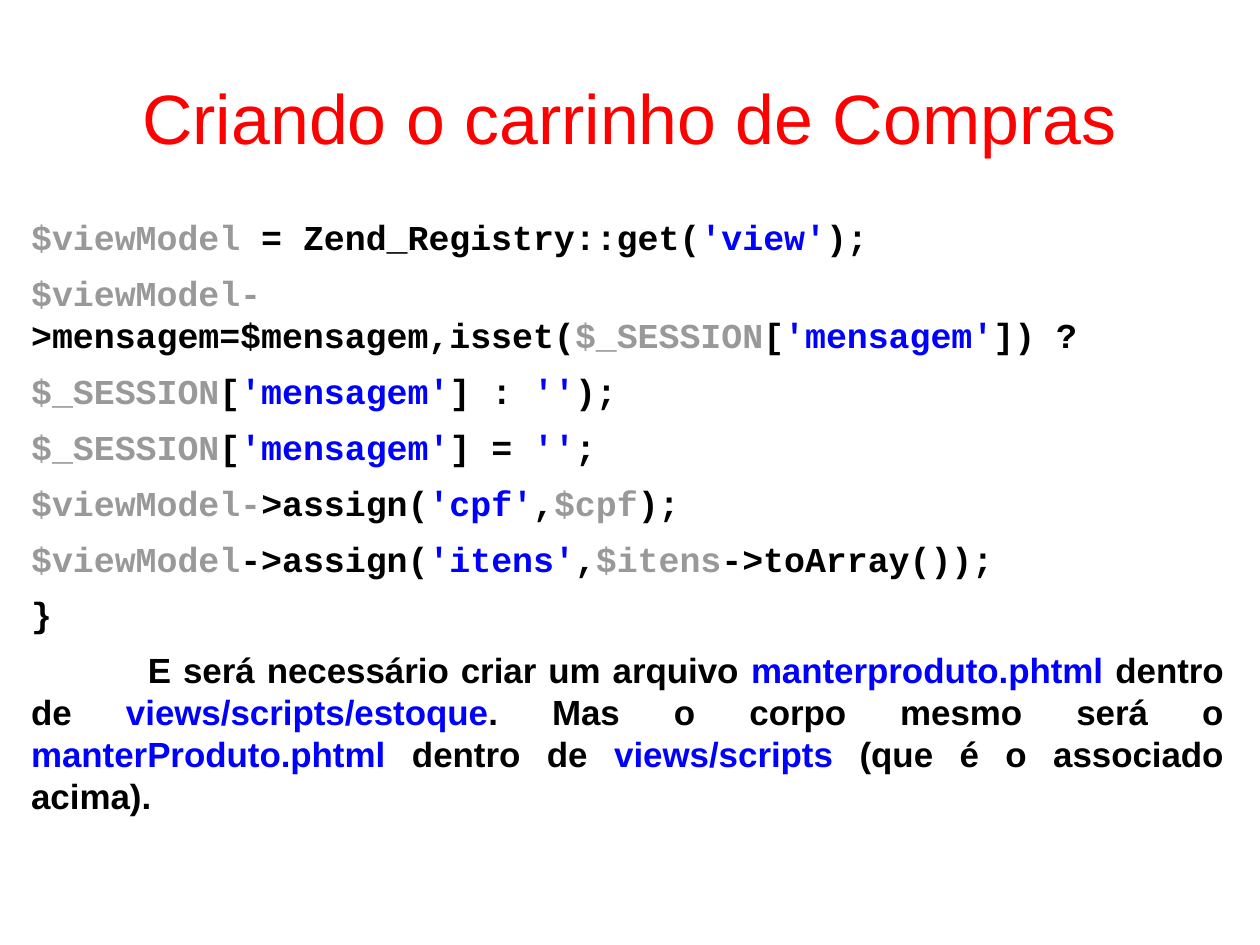
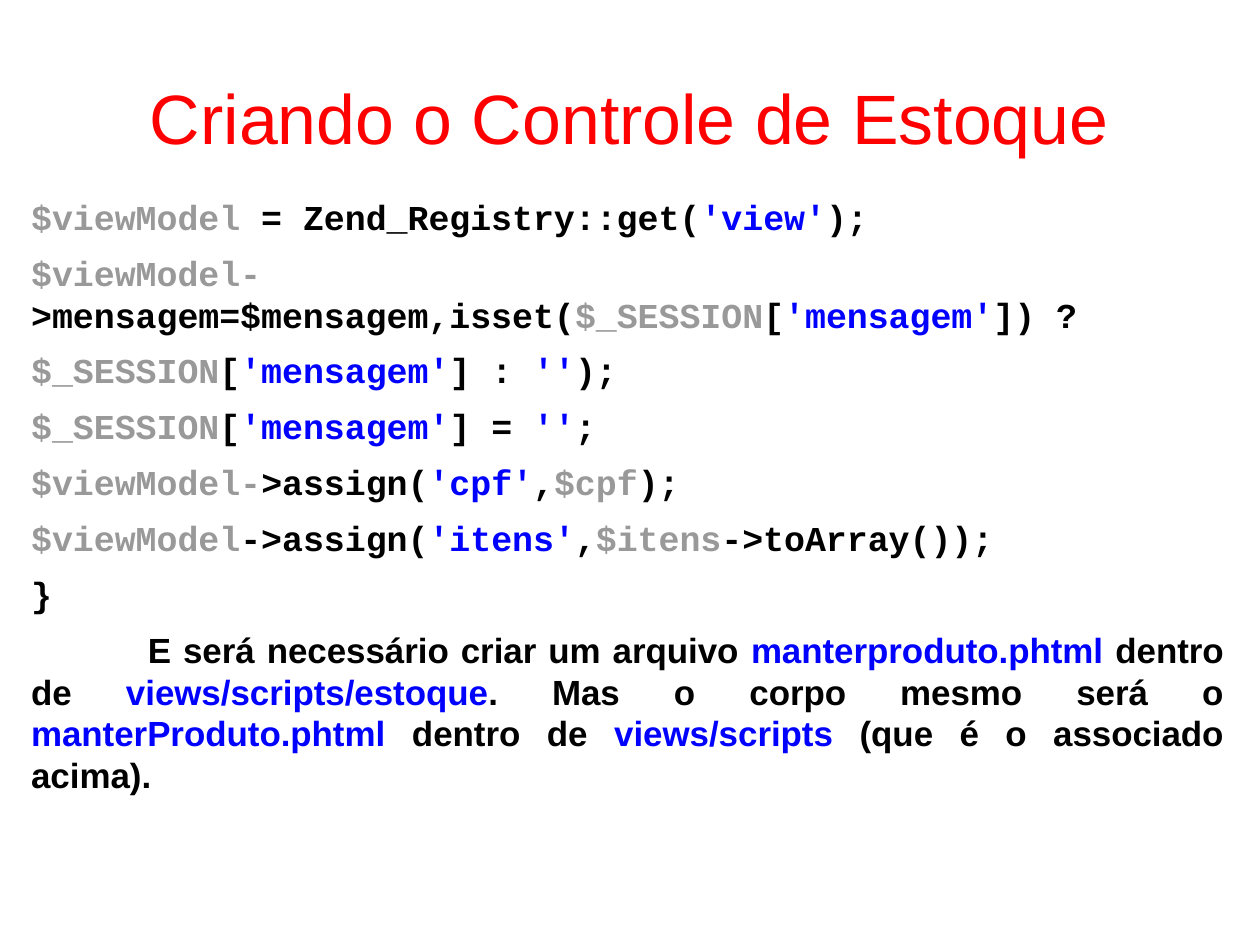
Before and after one commit to fgsl/lojasacme, a slide deck: slide 131 of docs/tutorial.odp (slide 130 before the commit). Drawn at 1260x945 pixels with LibreOffice and Linux fonts; fonts in the diff are those of the drawing. Boxes give left, top, right and bottom in pixels: in the first picture for what was removed or moved away, otherwise in the second. Text is boxed around its words. In the diff, an @@ line names an element or a change of style, - is before the commit and + after.

Commit message:
Alterar o título dos slides a partir do 122 para "Criando o Controle de Estoque" #69

```diff
--- a/docs/tutorial.odp
+++ b/docs/tutorial.odp
@@ title at <box>150,93,1108,157</box>: text changed @@
-Criando o carrinho de Compras
+Criando o Controle de Estoque
@@ text "$viewModel = Zend_Registry::get('view');": place and size @@
-text "$viewModel = Zend_Registry::get('view');" at <box>31,226,1223,816</box>
+text "$viewModel = Zend_Registry::get('view');" at <box>31,205,1223,795</box>
```
Also in this commit, not shown: 27 other slides changed, 1 slide added, 1 slide removed, 10 other files.
